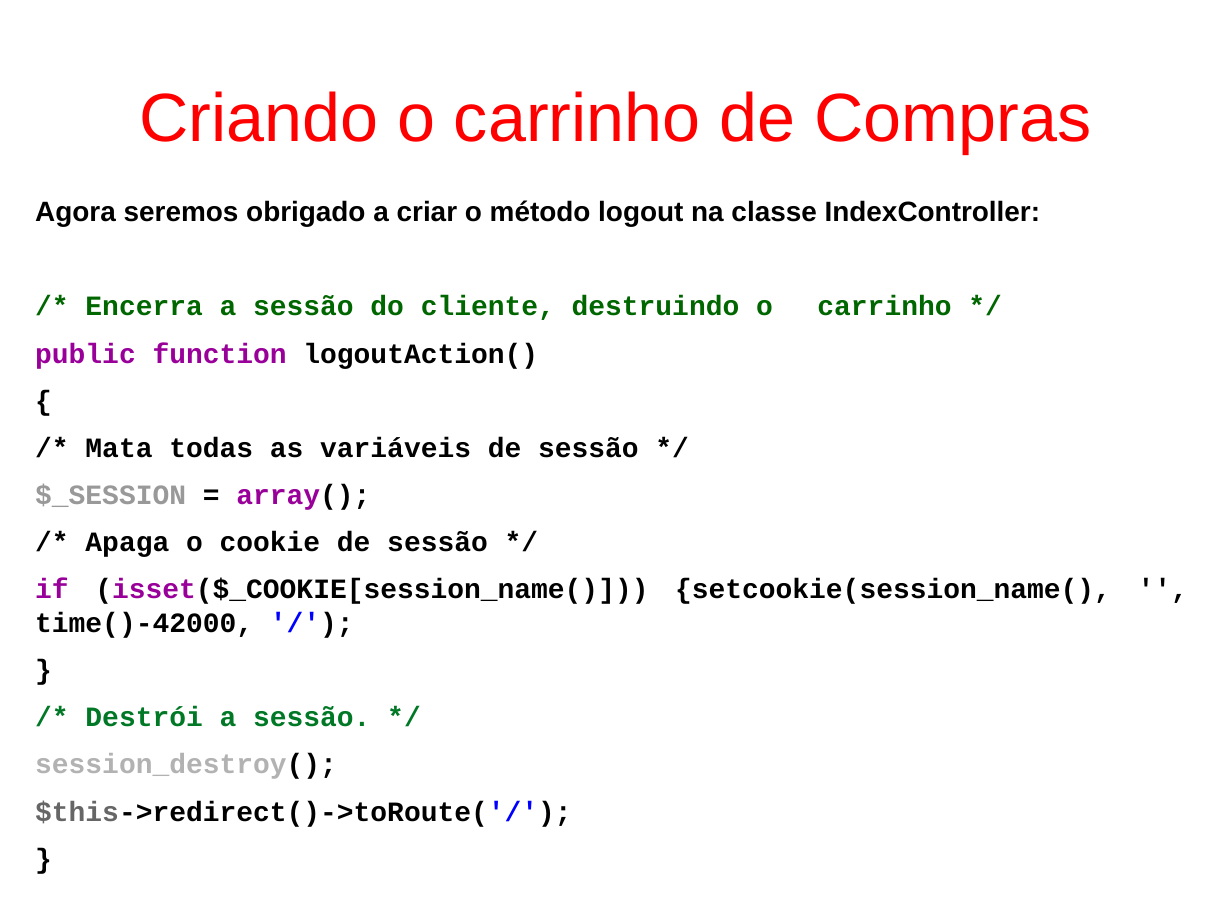
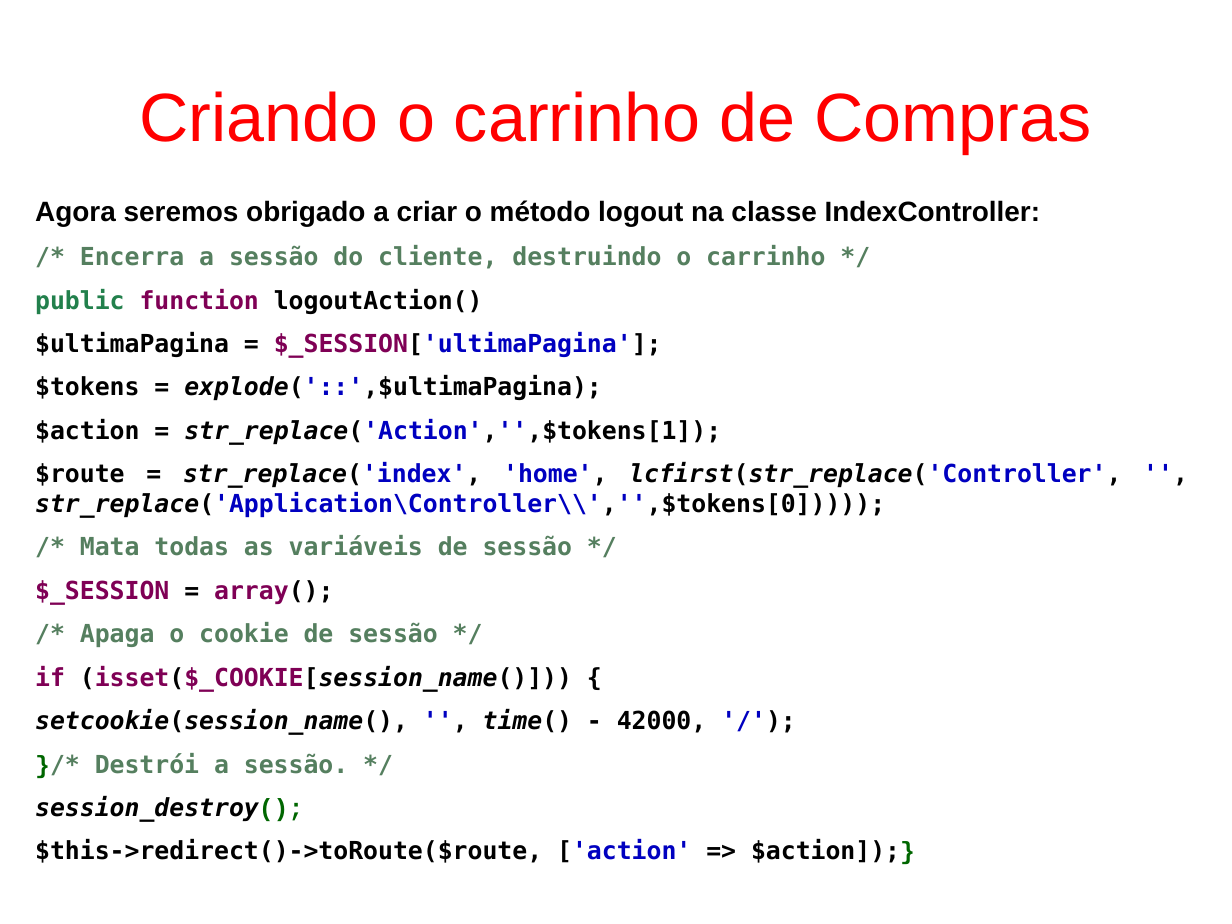
Before and after one commit to fgsl/lojasacme, a slide deck: slide 112 of docs/tutorial.odp (slide 117 before the commit). Drawn at 1232x924 pixels with LibreOffice and Linux fonts; fonts in the diff are those of the drawing. Boxes give left, top, right and bottom in pixels: in the first picture for what was removed or moved away, otherwise in the second. Text is boxed around its words. In the diff, an @@ line names an element or a change of style, - is before the commit and + after.

Commit message:
Implementar o método acessar da classe IndexController #55

```diff
--- a/docs/tutorial.odp
+++ b/docs/tutorial.odp
@@ text at [35,245,825,822]: size 18 to 16 pt, font Courier New to DejaVu Sans Mono in "/* Encerra a sessão do cliente, destruindo ...", "public function logoutAction()", "/* Mata todas as variáveis de sessão ...", "$_SESSION = array();" and 2 more places; text colour #006600 to #557F5F in "/* Encerra a sessão do cliente, destruindo ..."; text colour #990099 to #22804C in "public"; text colour #990099 to #7F0055 in "function", "array();"; text colour #000000 to #557F5F in "/* Mata todas as variáveis de sessão ...", "/* Apaga o cookie de sessão */"; text colour #999999 to #7F0055 in "$_SESSION"; text colour #B2B2B2 to #000000, text colour #000000 to #006600, italic on in "session_destroy();" @@
@@ text at [35,331,1121,518]: text changed; size 18 to 16 pt; font Courier New to DejaVu Sans Mono @@
-{
+$ultimaPagina = $_SESSION['ultimaPagina'];
+$tokens = explode('::',$ultimaPagina);
+$action = str_replace('Action','',$tokens[1]);
+$route = str_replace('index', 'home', lcfirst(str_replace('Controller', '', str_replace('Application\Controller\\','',$tokens[0]))));
@@ text at [35,665,707,774]: text changed; size 18 to 16 pt; font Courier New to DejaVu Sans Mono @@
-if (isset($_COOKIE[session_name()])) {setcookie(session_name(), '', time()-42000, '/');
-}
-/* Destrói a sessão. */
+if (isset($_COOKIE[session_name()])) {
+setcookie(session_name(), '', time() - 42000, '/');
+}/* Destrói a sessão. */
@@ text at [35,839,915,864]: text changed; size 18 to 16 pt; font Courier New to DejaVu Sans Mono @@
-$this->redirect()->toRoute('/');
-}
+$this->redirect()->toRoute($route, ['action' => $action]);}
```
Also in this commit, not shown: 24 other slides changed, 2 slides added, 7 slides removed, 5 other files.
